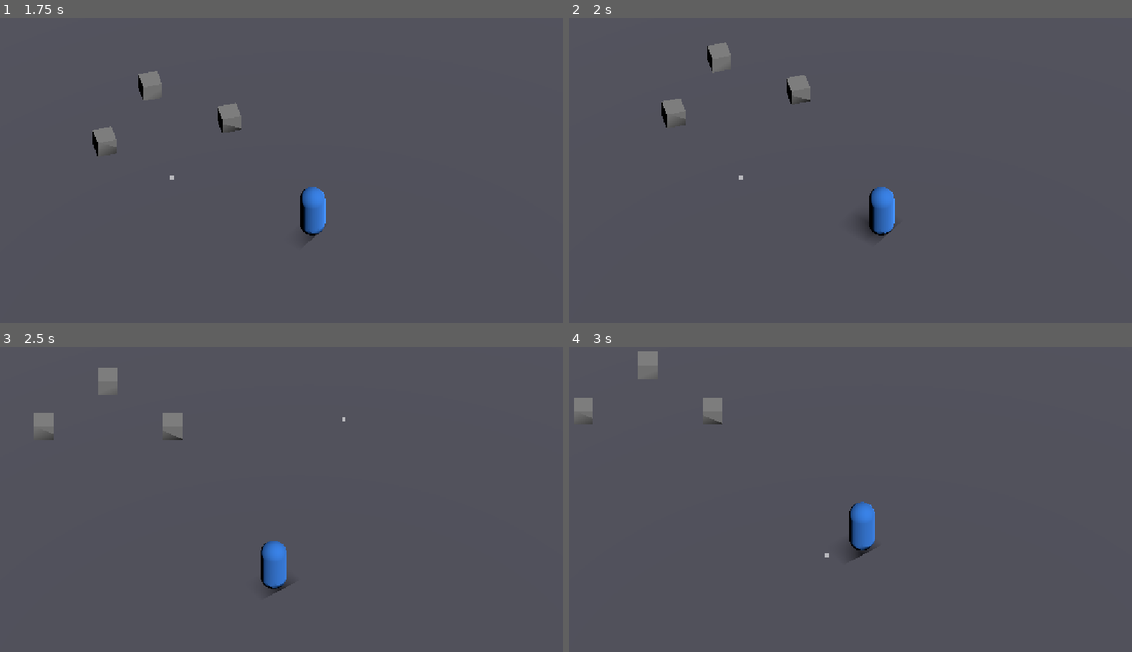
Above: before the commit, frames 1-4 (two rows, left to right).
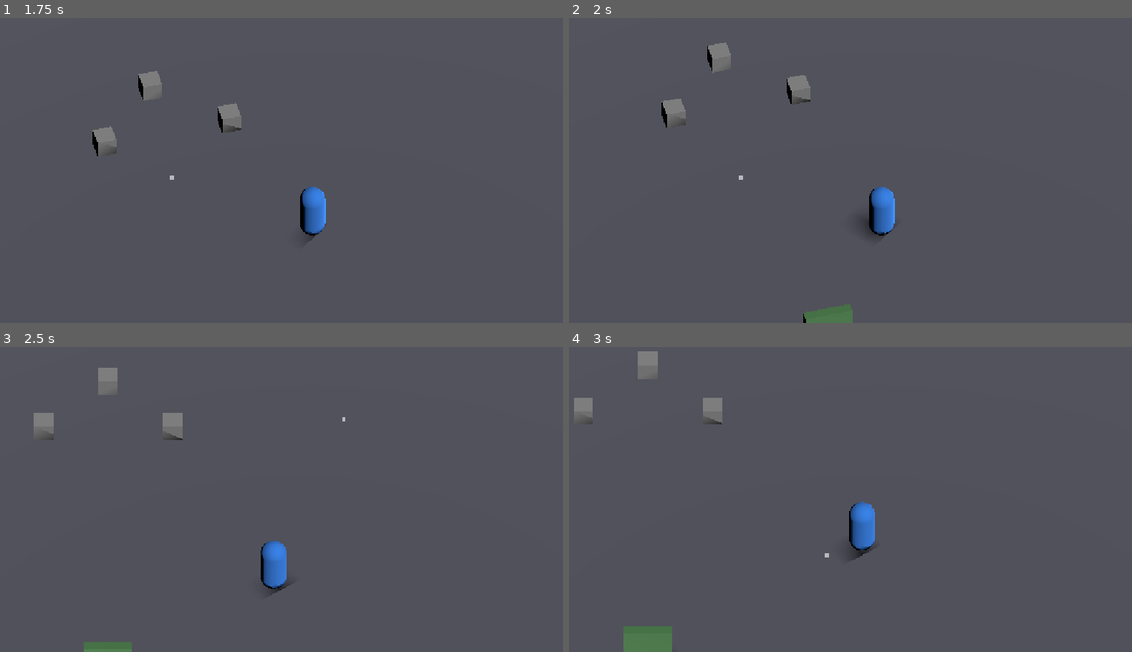
Above: after the commit, the same moments.

Repository: CaraGim/someone_like_us
Game: Godot game, scene res://scenes/stages/basement.tscn
Two runs of this game, one before a commit and one after it. Both use one fixed random seed, a clock stepped at 60 frames per second and the inputs below. Before the commit the project starts from res://scenes/test/test_level.tscn.
Inputs (mouse positions are in pixels of both pictures, inside the frame that each line leads up to):
- Up to frame 1 (1.75 s): tap Enter at 0.5 s; move the mouse to (410, 146) at 0.52 s; hold D (move_right) 0.53-1.28 s; hold F (interact) 0.53-1.28 s; click (410, 146) at 0.67 s; move the mouse to (174, 176) at 1.27 s; hold S (move_back) from 1.28 s (still down); tap Mouse wheel up (camera_rotate_ccw) at 1.35 s; click (174, 176) at 1.42 s; tap F (interact) at 1.55 s
- Up to frame 2 (2 s): keep holding S (move_back)
- Up to frame 3 (2.5 s): move the mouse to (343, 420) at 2.02 s; release S (move_back) at 2.03 s; hold D (move_right) from 2.03 s (still down); hold Mouse wheel down (camera_rotate_cw) from 2.03 s (still down); click (343, 420) at 2.17 s; tap F (interact) at 2.3 s
- Up to frame 4 (3 s): move the mouse to (827, 554) at 2.77 s; release D (move_right) at 2.78 s; release Mouse wheel down (camera_rotate_cw) at 2.78 s; hold W (move_forward) from 2.78 s (still down); tap F (interact) at 2.85 s; click (827, 554) at 2.92 s

Frame 1 is identical in both runs. In frame 2, 0.4% of the frame differs, in the area x 41-51%, y 93-100%; in frame 3, 0.3%; in frame 4, 0.7%, in the area x 9-19%, y 91-100%.

Commit message:
Add Cemetery quest stage with GameMode switching and item pickup
Sets up the sandbox basement as a real stage (renamed from the test
level) with a gate into a new Cemetery investigation stage, and back.
Entering/exiting flips GameMode between SANDBOX and QUEST_STAGE via a
reusable StageTransition interactable, replacing the temporary debug
mode-toggle key now that a real stage drives it.

Also adds:
- Inventory autoload + CollectibleItem interactable, so the Cemetery's
  Seed and Skull quest items can be picked up.
- QuestData resource + Quest 1 ("Thinker's bedroom") data, the first
  step of the quest/blueprint system sprint (see dev_sprint_quest_blueprint_system.txt).

StageTransition loads its target scene by res:// path at interact time
rather than an eagerly-resolved PackedScene, since basement.tscn and
cemetery.tscn reference each other and Godot's loader can resolve a
mutual PackedScene ext_resource to null depending on parse order.

Co-Authored-By: Claude Sonnet 5 <noreply@anthropic.com>

Diff:
--- a/autoload/input_setup.gd
+++ b/autoload/input_setup.gd
@@ -9,11 +9,6 @@
 	_define_action("toggle_phone", [_key(KEY_E)])
 	_define_action("camera_rotate_ccw", [_mouse(MOUSE_BUTTON_WHEEL_UP)])
 	_define_action("camera_rotate_cw", [_mouse(MOUSE_BUTTON_WHEEL_DOWN)])
-	# TODO: temporary debug key only, bound to the C key for quick QA of both
-	# game modes. Delete this action (and its handler in player.gd) once a
-	# real quest stage exists to call GameMode.set_mode() itself on
-	# stage enter/exit.
-	_define_action("debug_toggle_game_mode", [_key(KEY_C)])
 
 func _define_action(action_name: String, events: Array) -> void:
 	if not InputMap.has_action(action_name):
--- /dev/null
+++ b/autoload/inventory.gd
@@ -0,0 +1,22 @@
+extends Node
+
+## Player's collected-item list. Minimal for now -- just an id per item, no
+## quantities/metadata beyond what's already in Game Data.txt's
+## "Collectable (interactable) object item" table. Later quest-completion
+## checks should read has_item()/items directly rather than each quest
+## re-implementing its own collected-item tracking.
+
+signal item_added(item_id: String)
+
+var items: Array[String] = []
+
+func add_item(item_id: String) -> void:
+	items.append(item_id)
+	item_added.emit(item_id)
+	print("Collected: ", item_id)
+
+func has_item(item_id: String) -> bool:
+	return items.has(item_id)
+
+func item_count(item_id: String) -> int:
+	return items.count(item_id)
--- /dev/null
+++ b/data/quests/quest_01_thinkers_bedroom.tres
@@ -0,0 +1,15 @@
+[gd_resource type="Resource" script_class="QuestData" load_steps=2 format=3]
+
+[ext_resource type="Script" path="res://scripts/quest_data.gd" id="1_quest_data"]
+
+[resource]
+script = ExtResource("1_quest_data")
+id = 1
+title = "Thinker's bedroom"
+location_name = "Cemetery"
+request_items = Array[String](["seed", "skull"])
+puzzle_description = "Find two request items from the soil dirt which poured down from grave."
+enemy_attack_pattern = "\"Stop whining, you are running our peace.\" Enemy grabs player and then applies duct tape on player's mouth. Enemy says \"Now it's peaceful.\""
+enemy_murder_action = "Yanking player's ankle and then bury into the tomb."
+reward_blueprint_id = "plant_pot"
+thematic_note = "The chapter 1 quest shows how community has silenced feminists' or girls' negative opinions about misogynistic society by telling them \"you are so sensitive\"."
--- a/project.godot
+++ b/project.godot
@@ -11,7 +11,7 @@
 [application]
 
 config/name="someone_like_us"
-run/main_scene="res://scenes/test/test_level.tscn"
+run/main_scene="res://scenes/stages/basement.tscn"
 config/features=PackedStringArray("4.7", "Forward Plus")
 config/icon="res://icon.svg"
 
@@ -20,11 +20,17 @@
 InputSetup="*res://autoload/input_setup.gd"
 InteractionLock="*res://autoload/interaction_lock.gd"
 GameMode="*res://autoload/game_mode.gd"
+Inventory="*res://autoload/inventory.gd"
 
 [display]
 
 window/stretch/mode="canvas_items"
 window/stretch/aspect="expand"
+
+[editor]
+
+movie_writer/movie_file="C:/Users/kimbe/OneDrive/Documents/Game_deisgn/devnote_log/log.avi"
+movie_writer/fps=32
 
 [layer_names]
 
--- a/scenes/player/player.gd
+++ b/scenes/player/player.gd
@@ -53,13 +53,6 @@
 	if event.is_action_pressed("interact") and not locked:
 		if focused_interactable != null and focused_interactable.has_method("interact"):
 			focused_interactable.interact(self)
-
-	# TODO: temporary debug key only (bound to the C key, see input_setup.gd).
-	# Delete this handler once a real quest stage exists to call
-	# GameMode.set_mode() itself on stage enter/exit.
-	if event.is_action_pressed("debug_toggle_game_mode") and not locked:
-		var next_mode: int = GameMode.Mode.QUEST_STAGE if GameMode.current == GameMode.Mode.SANDBOX else GameMode.Mode.SANDBOX
-		GameMode.set_mode(next_mode)
 
 func _physics_process(delta: float) -> void:
 	_process_movement(delta)
--- a/scenes/test/test_level.tscn
+++ b/scenes/stages/basement.tscn
@@ -1,7 +1,8 @@
-[gd_scene load_steps=6 format=3]
+[gd_scene load_steps=10 format=3]
 
 [ext_resource type="PackedScene" path="res://scenes/player/player.tscn" id="1_player"]
 [ext_resource type="PackedScene" path="res://scenes/interactables/test_prop.tscn" id="2_prop"]
+[ext_resource type="Script" path="res://scripts/stage_transition.gd" id="4_stage_transition"]
 
 [sub_resource type="BoxShape3D" id="BoxShape3D_floor"]
 size = Vector3(40, 1, 40)
@@ -12,7 +13,16 @@
 [sub_resource type="StandardMaterial3D" id="StandardMaterial3D_floor"]
 albedo_color = Color(0.35, 0.35, 0.4, 1)
 
-[node name="TestLevel" type="Node3D"]
+[sub_resource type="BoxShape3D" id="BoxShape3D_gate"]
+size = Vector3(1.5, 2.2, 0.3)
+
+[sub_resource type="BoxMesh" id="BoxMesh_gate"]
+size = Vector3(1.5, 2.2, 0.3)
+
+[sub_resource type="StandardMaterial3D" id="StandardMaterial3D_gate"]
+albedo_color = Color(0.3, 0.5, 0.3, 1)
+
+[node name="Basement" type="Node3D"]
 
 [node name="DirectionalLight3D" type="DirectionalLight3D" parent="."]
 transform = Transform3D(0.8, -0.4, 0.4, 0, 0.7, 0.7, -0.6, -0.6, 0.6, 0, 10, 0)
@@ -41,3 +51,19 @@
 
 [node name="TestProp3" parent="." instance=ExtResource("2_prop")]
 transform = Transform3D(1, 0, 0, 0, 1, 0, 0, 0, 1, 0, 0.3, -5)
+
+[node name="CemeteryGate" type="Area3D" parent="."]
+transform = Transform3D(1, 0, 0, 0, 1, 0, 0, 0, 1, 0, 0.6, 8)
+collision_layer = 2
+collision_mask = 0
+script = ExtResource("4_stage_transition")
+target_scene_path = "res://scenes/stages/cemetery.tscn"
+target_mode = 1
+prompt_text = "F key to enter the Cemetery"
+
+[node name="CollisionShape3D" type="CollisionShape3D" parent="CemeteryGate"]
+shape = SubResource("BoxShape3D_gate")
+
+[node name="MeshInstance3D" type="MeshInstance3D" parent="CemeteryGate"]
+mesh = SubResource("BoxMesh_gate")
+surface_material_override/0 = SubResource("StandardMaterial3D_gate")
--- /dev/null
+++ b/scenes/stages/cemetery.tscn
@@ -0,0 +1,102 @@
+[gd_scene load_steps=12 format=3]
+
+[ext_resource type="PackedScene" path="res://scenes/player/player.tscn" id="1_player"]
+[ext_resource type="Script" path="res://scripts/stage_transition.gd" id="3_stage_transition"]
+[ext_resource type="Script" path="res://scripts/collectible_item.gd" id="4_collectible"]
+
+[sub_resource type="BoxShape3D" id="BoxShape3D_floor"]
+size = Vector3(40, 1, 40)
+
+[sub_resource type="BoxMesh" id="BoxMesh_floor"]
+size = Vector3(40, 1, 40)
+
+[sub_resource type="StandardMaterial3D" id="StandardMaterial3D_floor"]
+albedo_color = Color(0.22, 0.24, 0.2, 1)
+
+[sub_resource type="BoxShape3D" id="BoxShape3D_gate"]
+size = Vector3(1.5, 2.2, 0.3)
+
+[sub_resource type="BoxMesh" id="BoxMesh_gate"]
+size = Vector3(1.5, 2.2, 0.3)
+
+[sub_resource type="StandardMaterial3D" id="StandardMaterial3D_gate"]
+albedo_color = Color(0.5, 0.3, 0.3, 1)
+
+[sub_resource type="BoxShape3D" id="BoxShape3D_item"]
+size = Vector3(0.4, 0.4, 0.4)
+
+[sub_resource type="BoxMesh" id="BoxMesh_item"]
+size = Vector3(0.4, 0.4, 0.4)
+
+[sub_resource type="StandardMaterial3D" id="StandardMaterial3D_seed"]
+albedo_color = Color(0.6, 0.8, 0.2, 1)
+
+[sub_resource type="StandardMaterial3D" id="StandardMaterial3D_skull"]
+albedo_color = Color(0.9, 0.9, 0.85, 1)
+
+[node name="Cemetery" type="Node3D"]
+
+[node name="DirectionalLight3D" type="DirectionalLight3D" parent="."]
+transform = Transform3D(0.8, -0.4, 0.4, 0, 0.7, 0.7, -0.6, -0.6, 0.6, 0, 10, 0)
+shadow_enabled = true
+
+[node name="Floor" type="StaticBody3D" parent="."]
+transform = Transform3D(1, 0, 0, 0, 1, 0, 0, 0, 1, 0, -0.5, 0)
+collision_layer = 1
+collision_mask = 0
+
+[node name="CollisionShape3D" type="CollisionShape3D" parent="Floor"]
+shape = SubResource("BoxShape3D_floor")
+
+[node name="MeshInstance3D" type="MeshInstance3D" parent="Floor"]
+mesh = SubResource("BoxMesh_floor")
+surface_material_override/0 = SubResource("StandardMaterial3D_floor")
+
+[node name="Player" parent="." instance=ExtResource("1_player")]
+transform = Transform3D(1, 0, 0, 0, 1, 0, 0, 0, 1, 0, 1, 6)
+
+[node name="BasementGate" type="Area3D" parent="."]
+transform = Transform3D(1, 0, 0, 0, 1, 0, 0, 0, 1, 0, 0.6, 9)
+collision_layer = 2
+collision_mask = 0
+script = ExtResource("3_stage_transition")
+target_scene_path = "res://scenes/stages/basement.tscn"
+target_mode = 0
+prompt_text = "F key to return to the Basement"
+
+[node name="CollisionShape3D" type="CollisionShape3D" parent="BasementGate"]
+shape = SubResource("BoxShape3D_gate")
+
+[node name="MeshInstance3D" type="MeshInstance3D" parent="BasementGate"]
+mesh = SubResource("BoxMesh_gate")
+surface_material_override/0 = SubResource("StandardMaterial3D_gate")
+
+[node name="SeedItem" type="Area3D" parent="."]
+transform = Transform3D(1, 0, 0, 0, 1, 0, 0, 0, 1, -4, 0.2, -3)
+collision_layer = 2
+collision_mask = 0
+script = ExtResource("4_collectible")
+item_id = "seed"
+display_name = "Seed"
+
+[node name="CollisionShape3D" type="CollisionShape3D" parent="SeedItem"]
+shape = SubResource("BoxShape3D_item")
+
+[node name="MeshInstance3D" type="MeshInstance3D" parent="SeedItem"]
+mesh = SubResource("BoxMesh_item")
+surface_material_override/0 = SubResource("StandardMaterial3D_seed")
+
+[node name="SkullItem" type="Area3D" parent="."]
+transform = Transform3D(1, 0, 0, 0, 1, 0, 0, 0, 1, 4, 0.2, -3)
+collision_layer = 2
+collision_mask = 0
+script = ExtResource("4_collectible")
+item_id = "skull"
+display_name = "Skull"
+
+[node name="CollisionShape3D" type="CollisionShape3D" parent="SkullItem"]
+shape = SubResource("BoxShape3D_item")
+
+[node name="MeshInstance3D" type="MeshInstance3D" parent="SkullItem"]
+mesh = SubResource("BoxMesh_item")
+surface_material_override/0 = SubResource("StandardMaterial3D_skull")
--- /dev/null
+++ b/scripts/collectible_item.gd
@@ -0,0 +1,17 @@
+extends Interactable
+class_name CollectibleItem
+
+## A quest/theme-field item the player picks up by interacting with it (F key
+## or click, per the standard Interactable flow). Adds itself to Inventory
+## and removes itself from the world -- no pickup animation/effect yet,
+## matching this sprint's "collect the quest item" scope only.
+
+@export var item_id: String = "" ## Matches Game Data.txt "Collectable (interactable) object item" ids, e.g. "seed", "skull".
+@export var display_name: String = ""
+
+func interact(_player: Node) -> void:
+	Inventory.add_item(item_id)
+	queue_free()
+
+func get_prompt() -> String:
+	return "F key to collect " + display_name
--- /dev/null
+++ b/scripts/quest_data.gd
@@ -0,0 +1,18 @@
+extends Resource
+class_name QuestData
+
+## Static definition of one main-quest entry, per the "Quest data" tables in
+## Game Mechanism.txt and Game Data.txt. Describes what a quest IS -- request
+## items, location, flavor text -- not a player's progress against it; quest
+## state (accepted / in progress / completed) is tracked separately per
+## player/save, not here.
+
+@export var id: int = 0
+@export var title: String = ""
+@export var location_name: String = ""
+@export var request_items: Array[String] = [] ## Collectable item ids required to complete the quest (see Game Data.txt "Collectable (interactable) object item").
+@export var puzzle_description: String = ""
+@export var enemy_attack_pattern: String = ""
+@export var enemy_murder_action: String = ""
+@export var reward_blueprint_id: String = "" ## Blueprint id granted on completion (see Game Data.txt "Blueprint for prop list").
+@export_multiline var thematic_note: String = "" ## The "-> The chapter N quest shows..." design-intent line from Game Mechanism.txt, kept with the data so it isn't lost when quests are authored/edited in the editor.
--- /dev/null
+++ b/scripts/stage_transition.gd
@@ -0,0 +1,30 @@
+extends Interactable
+class_name StageTransition
+
+## Generic "jump into another stage" interactable -- reused for both
+## entering an investigation stage from the basement and returning to the
+## basement from one. Sets GameMode BEFORE swapping scenes so everything in
+## the new scene (CameraRig, HudController, ...) reads the correct mode the
+## moment it enters the tree, via each system's own GameMode.mode_changed
+## subscription -- this node does not touch camera/HUD/etc. directly.
+##
+## target_scene_path is a res:// string, not a PackedScene export. Two
+## stages that both lead to each other (e.g. basement <-> cemetery) would
+## otherwise need mutual PackedScene ext_resource references between their
+## .tscn files, which Godot's loader can resolve to null depending on load
+## order since neither scene finishes parsing before the other needs it
+## back. A path loaded on demand at interact-time has no such cycle.
+
+@export_file("*.tscn") var target_scene_path: String = ""
+@export var target_mode: int = GameMode.Mode.SANDBOX
+@export var prompt_text: String = "F key to travel"
+
+func interact(_player: Node) -> void:
+	if target_scene_path == "":
+		push_warning("StageTransition %s has no target_scene_path set" % name)
+		return
+	GameMode.set_mode(target_mode)
+	get_tree().change_scene_to_file(target_scene_path)
+
+func get_prompt() -> String:
+	return prompt_text
Not shown, added: autoload/inventory.gd.uid
Not shown, added: docs/gdd/dev_sprint_quest_blueprint_system.txt
Not shown, added: scripts/collectible_item.gd.uid
Not shown, added: scripts/quest_data.gd.uid
Not shown, added: scripts/stage_transition.gd.uid
